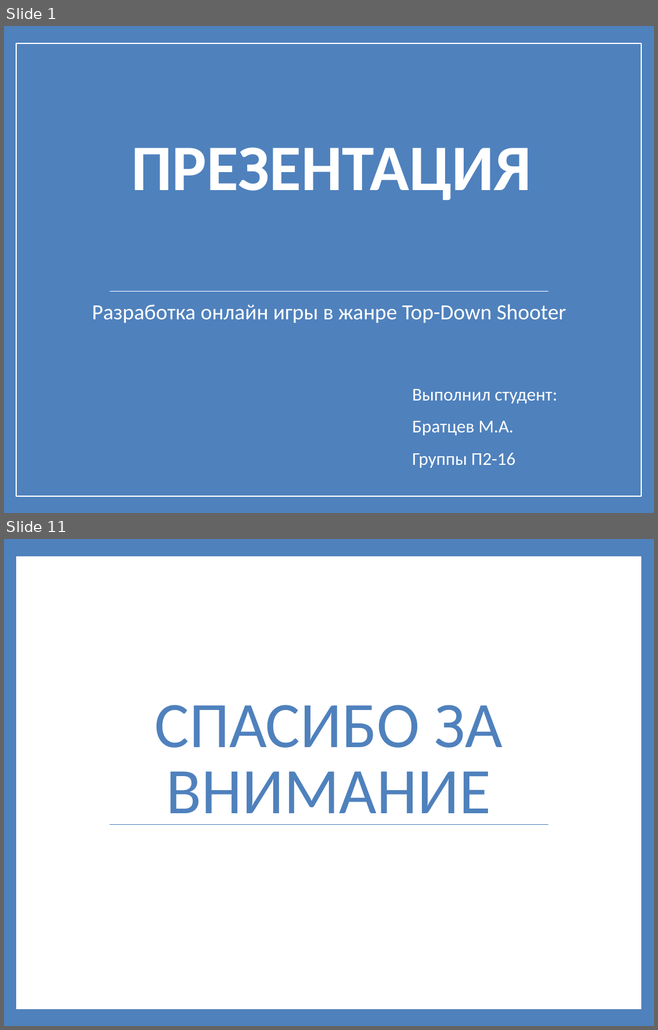
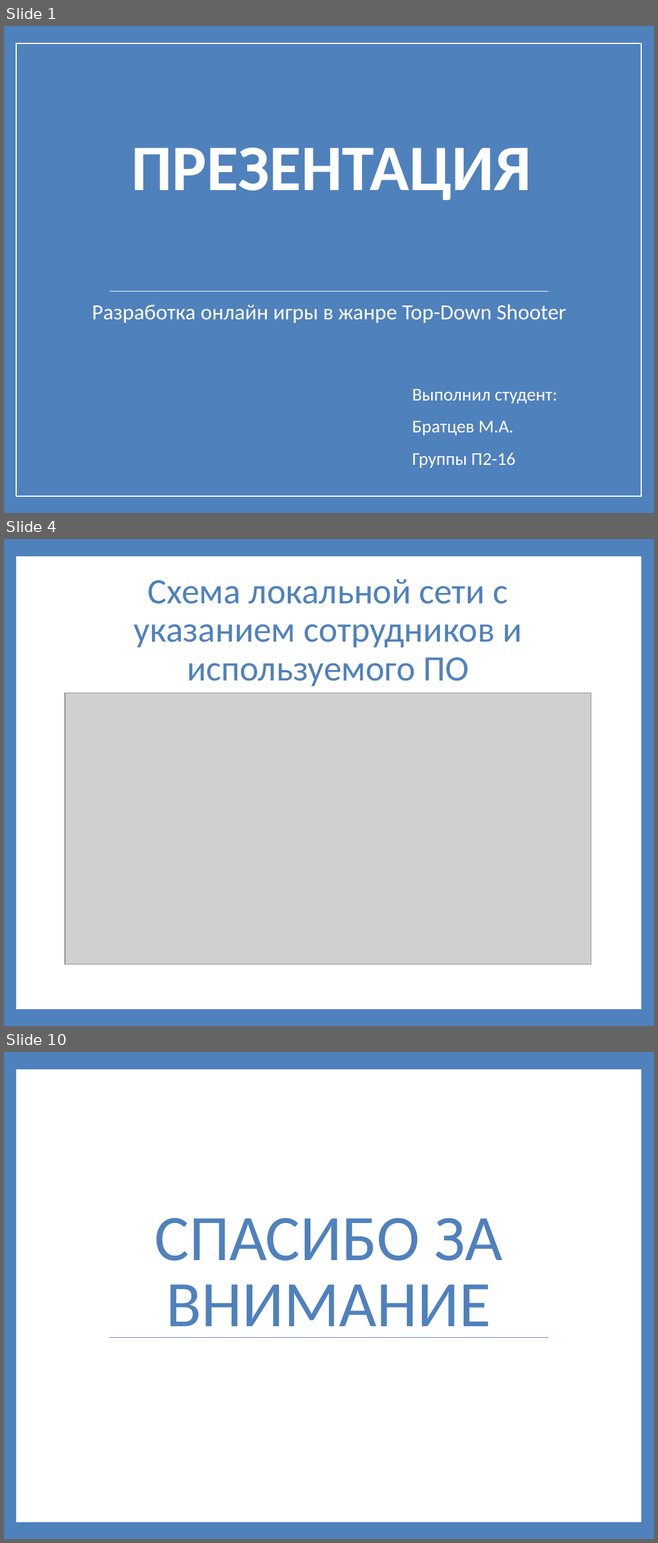
Before and after one commit to prog-kkkmt/pdp-p2-16, a slide deck: Презентация Братцев.pptx. Shown one above the other, each under a label of ours: slides 1 and 11 before the commit, slides 1, 4 and 10 after it; the slides between them are not shown. The pictures are 658x1030 and 658x1543 pixels, drawn with LibreOffice and Linux fonts; fonts in the diff are those of the drawing; grey boxes stand for pictures. Boxes give left, top, right and bottom in pixels: in the first picture for what was removed or moved away, otherwise in the second. Text is boxed around its words. In the diff, an @@ line names an element or a change of style, - is before the commit and + after.

```diff
--- a/Презентация Братцев.pptx
+++ b/Презентация Братцев.pptx
@@ slide 4 added at (x1=4, y1=539, x2=654, y2=1026), background #4F81BD; not listed: 1 template element that a slide beside it also shows @@
@@ title added at (x1=134, y1=579, x2=522, y2=686), 39.6 pt, text #4F81BD @@
+Схема локальной сети с указанием сотрудников и используемого ПО
@@ picture added at (x1=65, y1=693, x2=591, y2=965) @@
@@ what was slide 11 is now slide 10 @@
```
Also in this commit, not shown: 7 other slides added, 9 slides removed.
